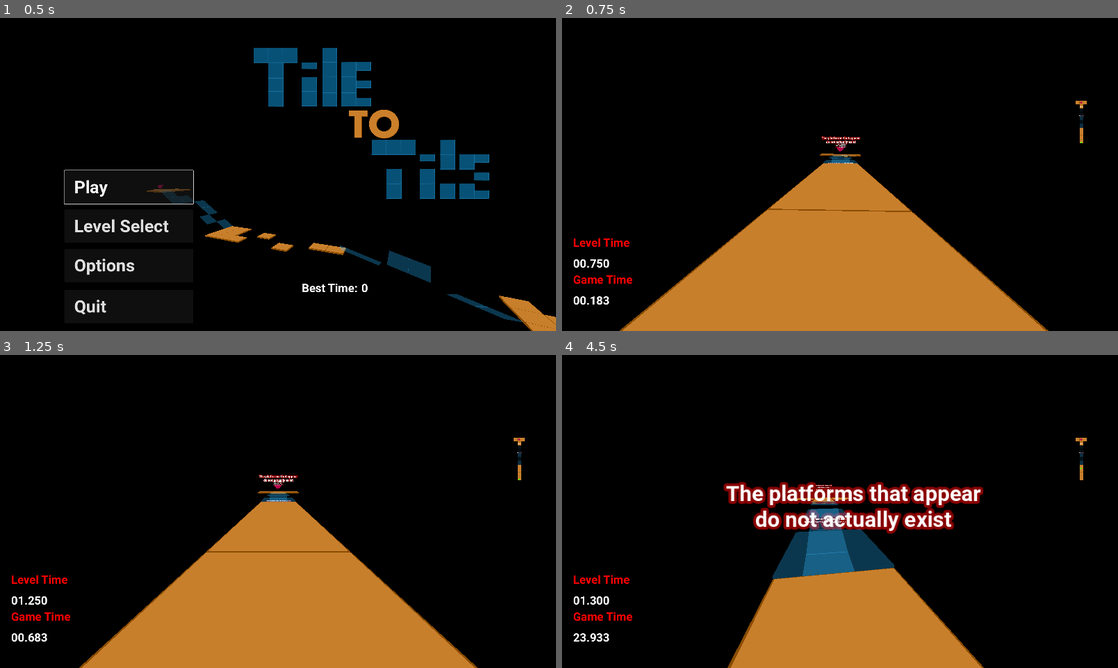
Above: before the commit, frames 1-4 (two rows, left to right).
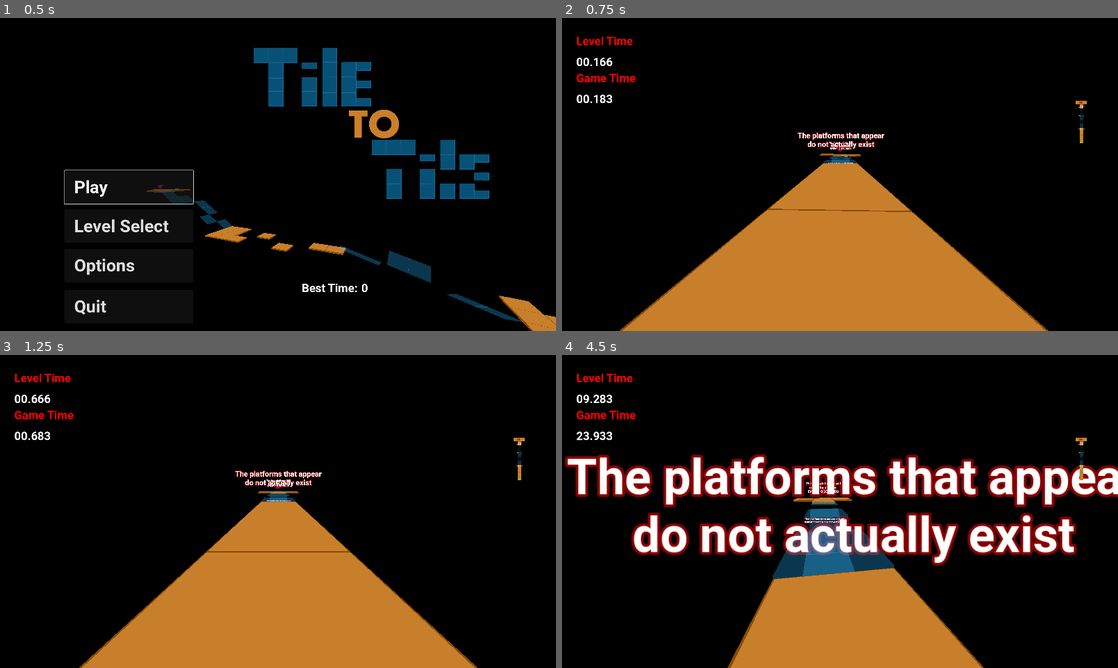
Above: after the commit, the same moments.

Repository: Seanmus/TileToTile
Game: Godot game, scene res://Worlds/title.tscn
Two runs of this game, one before a commit and one after it. Both use one fixed random seed, a clock stepped at 60 frames per second and the inputs below.
Inputs (mouse positions are in pixels of both pictures, inside the frame that each line leads up to):
- Up to frame 1 (0.5 s): no input
- Up to frame 2 (0.75 s): click "Play" at 0.5 s
- Up to frame 3 (1.25 s): no input
- Up to frame 4 (4.5 s): move the mouse to (867, 511) at 1.27 s; hold W (forward) from 1.28 s (still down); click (867, 511) at 1.35 s; tap Space (jump) at 1.52, 2.27, 3.77 s; move the mouse to (812, 511) at 2.02 s; click (812, 511) at 2.1 s; move the mouse to (851, 505) at 2.77 s; click (851, 505) at 2.85 s; move the mouse to (834, 517) at 3.52 s; click (834, 517) at 3.6 s; move the mouse to (878, 514) at 4.27 s; click (878, 514) at 4.35 s

Frame 1 is identical in both runs. In frame 2, 1.4% of the frame differs, in the area x 2-95%, y 6-92%; in frame 3, 1.4%; in frame 4, 19%, in the area x 0-100%, y 6-92%.

Commit message:
Tracking map times as dictionary now

Diff:
--- a/Manager.gd
+++ b/Manager.gd
@@ -6,13 +6,25 @@
 
 var bestTime = 10000
 var totalTime = 0
+#Set on the end level node
+var roundTime = 0
+
+var showPlatformTime = 4
+
+var mapTimes = {}
 
 func _ready():
 	AudioServer.set_bus_volume_db(audioBus, -30)
 
 func _physics_process(delta):
 	totalTime += delta
+	roundTime += delta
+
+func _MapFinished():
+	mapTimes[sceneName] = roundTime
+	print(mapTimes)
 
 func _ResetPlatforms():
-	totalTime += 4
+	totalTime += showPlatformTime
+	roundTime += showPlatformTime
 	resetPlatforms.emit()
--- a/Player/player.gd
+++ b/Player/player.gd
@@ -17,6 +17,7 @@
 var gravity = ProjectSettings.get_setting("physics/3d/default_gravity")
 
 func _ready():
+	Manager.roundTime = 0
 	Input.set_mouse_mode(Input.MOUSE_MODE_CAPTURED)
 	spawnPos = global_transform
 	Ui._show()
@@ -70,7 +71,7 @@
 	move_and_slide()
 
 func _respawn():
-	Ui.time = 0
+	Manager.roundTime = 0
 	call_deferred("_resetScene")
 
 
--- a/WorldBlocks/death.gd
+++ b/WorldBlocks/death.gd
@@ -8,5 +8,5 @@
 func _on_death_body_entered(body):
 	print("Body entered")
 	if body.is_in_group("player"):
-		Ui.time = 0
+		Manager.roundTime = 0
 		body._respawn()
--- a/Worlds/StartMenu.gd
+++ b/Worlds/StartMenu.gd
@@ -17,9 +17,9 @@
 
 func _on_button_pressed():
 	Manager.totalTime = 0
+	Manager.roundTime = 0
 	Input.set_mouse_mode(Input.MOUSE_MODE_VISIBLE)
 	get_tree().change_scene_to_file("res://Worlds/tutorial.tscn")
-
 
 func _on_level_select_btn_pressed():
 	$LevelSelect.visible = true
--- a/Worlds/tutorial.tscn
+++ b/Worlds/tutorial.tscn
@@ -80,6 +80,7 @@
 text = "The platforms that appear
 do not actually exist"
 font = ExtResource("8_374oe")
+font_size = 72
 outline_size = 16
 
 [node name="Label3d3" type="Label3D" parent="."]
@@ -99,4 +100,5 @@
 reveal themselves
 EVERY 10 SECONDS"
 font = ExtResource("8_374oe")
+font_size = 64
 outline_size = 16
--- a/endLevel.gd
+++ b/endLevel.gd
@@ -2,16 +2,21 @@
 
 @export var nextLevel = "octopusGame"
 var rotationSpeed = 2
+
+
 
 func _process(delta):
 	self.rotation.y += rotationSpeed * delta
 
 func _on_gem_body_entered(body):
 	if body.is_in_group("player"):
-		Manager.sceneName = nextLevel
 		WinSound.play()
+		var map = get_parent()
+		print(map.name)
+		Manager._MapFinished()
 		call_deferred("_nextScene")
-		Ui.time = 0
+		Manager.roundTime = 0
 
 func _nextScene():
+	Manager.sceneName = nextLevel
 	get_tree().change_scene_to_file("res://Worlds/" + nextLevel + ".tscn")
--- a/ui.gd
+++ b/ui.gd
@@ -1,6 +1,5 @@
 extends Control
 
-var time = 0
 
 @onready var topDownCamera = $miniMap/topDown/topDownCamera
 @onready var topDownViewPort = $miniMap/topDown
@@ -14,8 +13,7 @@
 
 # Called every frame. 'delta' is the elapsed time since the previous frame.
 func _process(delta):
-	time += delta
-	levelTime.text = "%02d.%02d" % [time, fmod(time,1) * 1000]
+	levelTime.text = "%02d.%02d" % [Manager.roundTime, fmod(Manager.roundTime,1) * 1000]
 	gameTime.text = "%02d.%02d" % [Manager.totalTime, fmod(Manager.totalTime,1) * 1000]
 	if Input.is_action_just_pressed("escape"):
 		Manager.totalTime = 1000
@@ -30,6 +28,3 @@
 	miniMap.visible = false
 	levelTime.visible = false
 	gameTime.visible = false
-
-func _AddTime(addedTime):
-	pass
--- a/ui.tscn
+++ b/ui.tscn
@@ -16,10 +16,10 @@
 [node name="levelTime" type="Label" parent="."]
 layout_mode = 1
 anchors_preset = -1
-anchor_left = 0.01875
-anchor_top = 0.762037
-anchor_right = 0.109896
-anchor_bottom = 0.809259
+anchor_left = 0.0244792
+anchor_top = 0.116667
+anchor_right = 0.115625
+anchor_bottom = 0.163889
 theme = ExtResource("2_cea5x")
 theme_override_colors/font_color = Color(1, 1, 1, 1)
 text = "hello"
@@ -44,10 +44,10 @@
 [node name="gameTime" type="Label" parent="."]
 layout_mode = 1
 anchors_preset = -1
-anchor_left = 0.01875
-anchor_top = 0.880556
-anchor_right = 0.109896
-anchor_bottom = 0.927778
+anchor_left = 0.0244792
+anchor_top = 0.235186
+anchor_right = 0.115625
+anchor_bottom = 0.282408
 theme = ExtResource("2_cea5x")
 theme_override_colors/font_color = Color(1, 1, 1, 1)
 text = "hello"
Not shown, added: gemA041.tmp
